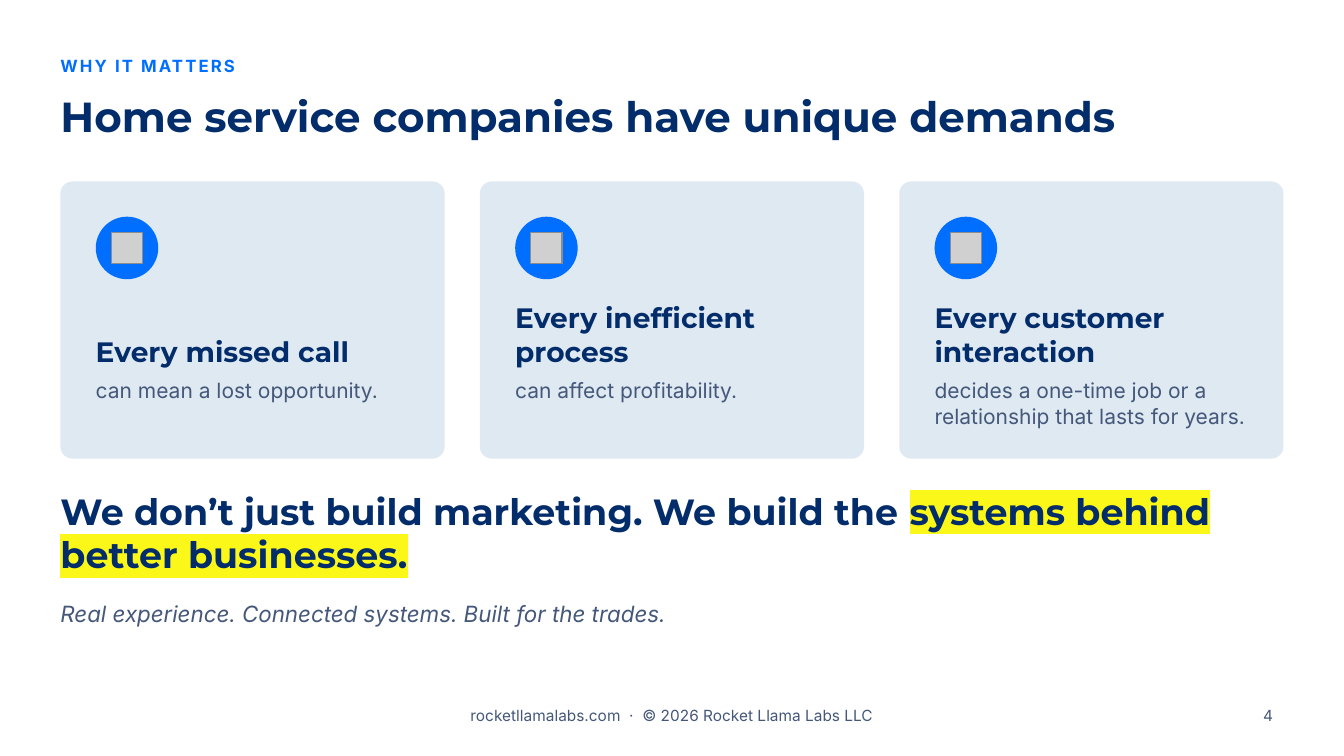
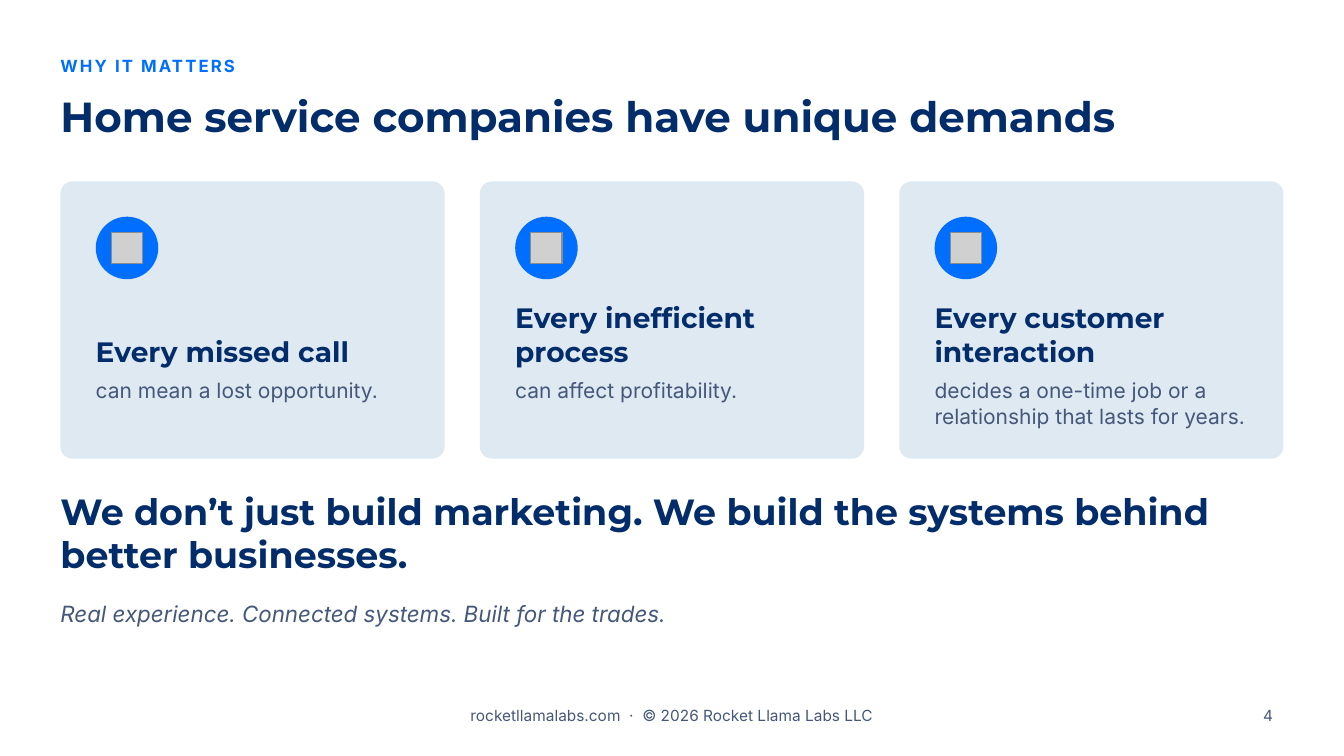
Before and after one commit to RocketLlamaLabs/rocketllama-website, a slide deck: slide 4 of public/slides/v1/rocket-llama-labs-sales-presentation-v1.pptx. Drawn at 1344x756 pixels with LibreOffice and Linux fonts; fonts in the diff are those of the drawing; grey boxes stand for pictures; background and template pictures are left out. Boxes give left, top, right and bottom in pixels: in the first picture for what was removed or moved away, otherwise in the second. Text is boxed around its words. In the diff, an @@ line names an element or a change of style, - is before the commit and + after.

```diff
--- a/public/slides/v1/rocket-llama-labs-sales-presentation-v1.pptx
+++ b/public/slides/v1/rocket-llama-labs-sales-presentation-v1.pptx
@@ text "We don’t just build marketing. ..." at [60,496,1209,569]: highlight #FBF719 to none in "systems behind better businesses." @@
```
Also in this commit, not shown: 4 other slides changed, 6 other files.
